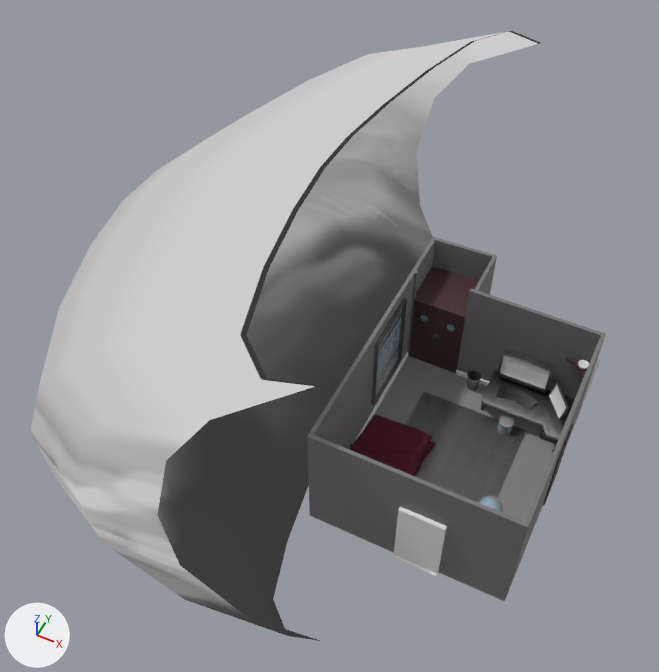
The glTF model Models/Room.glb: old version first, new version second.
One viewpoint serves both versions: a 50 mm camera at (2.5, -20.7, 30.1) aimed at (-9.4, 3.1, 0.3). The lights are fixed; the arrows at lower left show +X, +Y and +Z. Where no turn or scale is listed for an object, it has been applied to the vertices. Vertices at the same position are counted once.

Objects in the first picture: 'Clouds', 'Cube.002', 'Desk', 'Floor', 'Monitor', 'Moulding.002', 'Plane', 'Shelf', 'Walls', 'WindowTrim', 'blanket'.
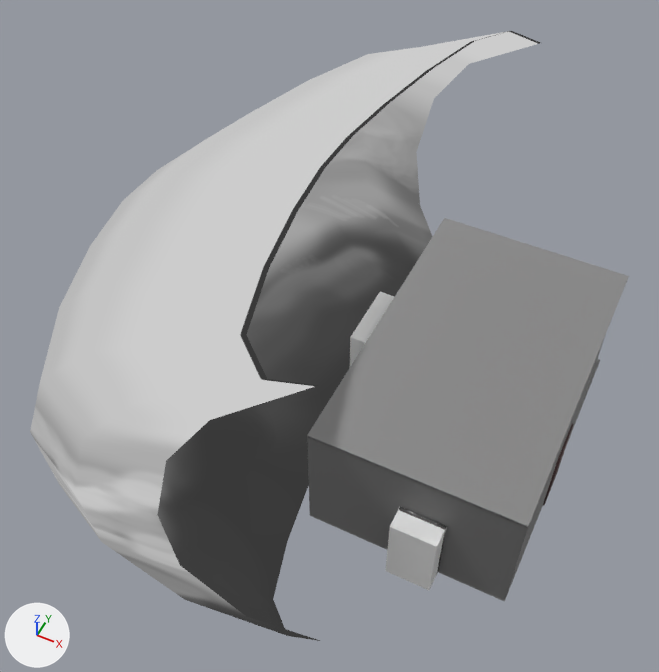
Location of each change, [x1, y1, x2, y2] in pixels of the pictures (659 x 672 px):
'Ceiling', added: after [307, 218, 629, 528]
'Boolean', added: after [350, 292, 445, 590]
part 1 of me_cube_021, deleted: before [432, 306, 465, 373]
part 2 of me_cube_021, cut back: before [409, 298, 441, 365]
part 4 of me_cube_009, recoloured (white to grey): before [392, 507, 447, 577]; after [399, 507, 447, 575]
'Plane', unchanged, covered by the edit: before [406, 392, 526, 503]
'Floor', unchanged, covered by the edit: before [310, 335, 600, 602]; after [310, 359, 600, 602]
'blanket', unchanged, covered by the edit: before [349, 414, 436, 476]
'Desk', unchanged, covered by the edit: before [481, 370, 575, 440]

Patch to the scene script:
```diff
--- a/Models/Room.glb.py
+++ b/Models/Room.glb.py
@@ me_cube_021 @@
 # used by ob_cube_002; location = (-4.8, 3.89, 1.8)
-me_cube_021.from_pydata(...)  # 1300 vertices, 2592 faces; spans x -1.09..1.09, y -0.11..0.11, z -1.76..1.76
+me_cube_021.from_pydata(...)  # 346 vertices, 688 faces; spans x -1.09..0.0, y -0.11..0.11, z -1.76..1.76
+# me_cube_021 part 1: the loose piece of 570 vertices spanning x 0.0..1.09, y -0.11..0.11, z -1.76..1.76 is deleted
+# me_cube_021 part 2: 2 vertices moved within x -0.41, y -0.05..0.05, z 0.85..0.96; 351 vertices removed from x -1.09..0.0, y -0.11..0.11, z -1.76..1.76; 47 vertices added at x -0.78..0.0, y -0.09..0.09, z -0.19..1.12
+# me_cube_021 part 3: the surface is now shaded smooth
 me_cube_021.materials.append(mat_wood)
@@ me_cube_009 @@
 me_cube_009.from_pydata(...)  # 187 vertices, 366 faces; spans x -2.65..-0.93, y -5.07..-4.59, z 0.0..3.18
 # used by ob_moulding_002; location = (0.0, -0.19, 0.0)
+# me_cube_009 part 4: 360 faces spanning x -2.65..-0.93, y -5.07..-4.59, z 0.0..3.18 switch from no material to mat_metal2 (picture img_metaltexture)
+# me_cube_009 part 5: the surface is now shaded smooth
+me_cube_009.materials.append(mat_screen)  # white #e7e7e7
@@ me_cube_007 @@
+me_cube_007.from_pydata(...)  # a box spanning x -1.0..1.0, y -1.34..1.34, z -1.74..1.74; a box spanning x 3.35..5.04, y -7.33..-4.64, z -2.67..0.45
@@ ob_boolean @@
+ob_boolean = bpy.data.objects.new('Boolean', me_cube_007)
+ob_boolean.location = (-5.98, 1.45, 2.73)
@@ ob_ceiling @@
+ob_ceiling = bpy.data.objects.new('Ceiling', me_cube_001.copy())  # the mesh of ob_floor
+ob_ceiling.location = (0.0, 0.0, 5.05)
```
